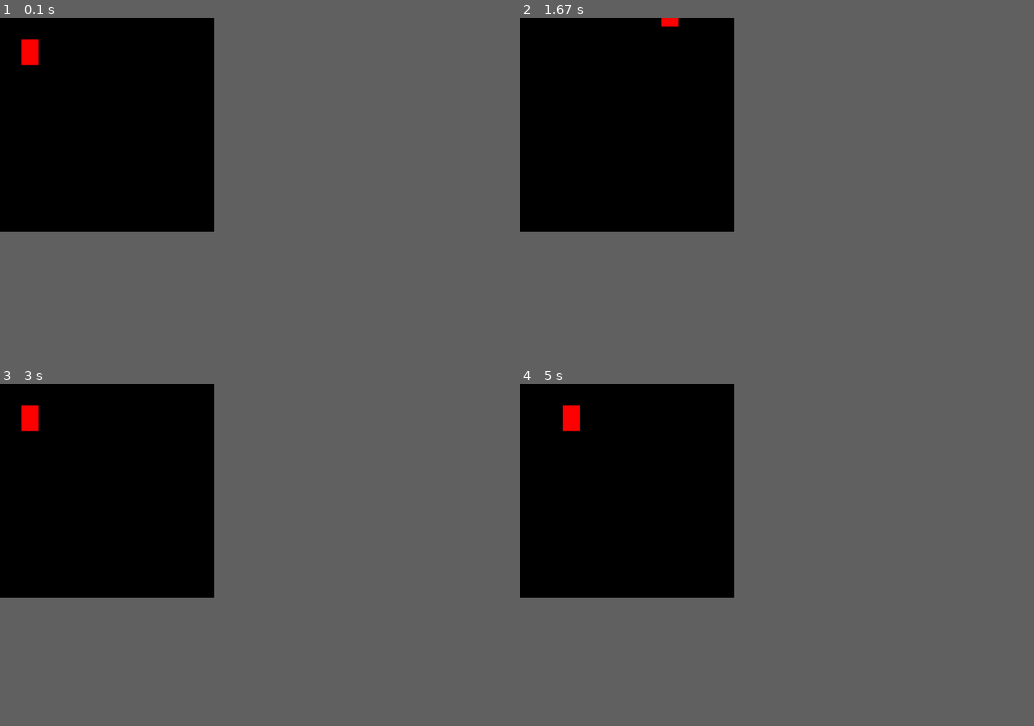
Above: before the commit, frames 1-4 (two rows, left to right).
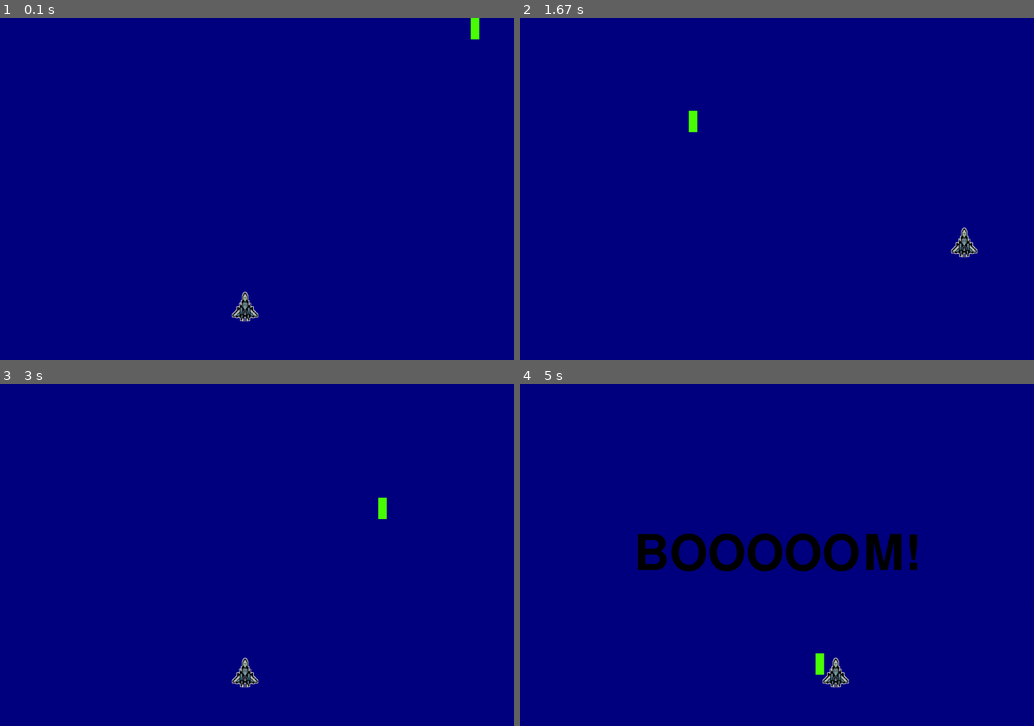
Above: after the commit, the same moments.

Repository: markusQt/pyGame
Game: pygame game, started from main.py
Two runs of this game, one before a commit and one after it. Both use one fixed random seed, a clock stepped at 60 frames per second and the inputs below.
Inputs:
- Up to frame 1 (0.1 s): no input
- Up to frame 2 (1.67 s): hold Right 0.33-0.8 s; hold Up 0.83-1.13 s; hold Right 1.17-1.63 s
- Up to frame 3 (3 s): hold Left 1.67-2.2 s; hold Down 2.23-2.53 s; hold Left 2.57-2.97 s
- Up to frame 4 (5 s): hold Up 3-3.37 s; hold Right 3.4-4.03 s; hold Down 4.07-4.43 s; hold Left 4.47-4.93 s
In our replay, the window is 375x375 before the commit and 900x600 after it. These sizes can differ from the game's own. Grey fills any space a smaller window leaves; there, only what the larger window draws over its background counts as a difference.

The runs differ from the first frame. In frame 1, 26% of the frame differs, in the area x 0-94%, y 0-89%; in frame 2, 26%; in frame 3, 26%; in frame 4, 27%, in the area x 0-78%, y 0-89%.

Commit message:
Boundings eingebaut

Diff:
--- a/main.py
+++ b/main.py
@@ -1,42 +1,121 @@
 import pygame
 import time
+import random
 
 pygame.init()
 
-mWindow = pygame.display.set_mode((500,500))
-pygame.display.set_caption("First Game")
+display_width = 1200
+display_height = 800
+black = (0,0,0)
+white = (255,255,255)
+green = (75,255,3)
+red = (255,0,0)
+blau = (0,0,128)
+
+shuttle = pygame.image.load('assets/shuttle.png')
+shuttle_width = 65
+shuttle_heigth = 70
+
+mWindow = pygame.display.set_mode((display_width,display_height))
+pygame.display.set_caption("Space Patrol")
 clock = pygame.time.Clock()
-x = 50
-y = 50
+
 
 width = 40
 height = 60
 
-vel = 5
-run = True
-while run :
+def funcObject(posX,posY,objectW,objectH,objectColor):
+    pygame.draw.rect(mWindow,objectColor,(posX,posY,objectW,objectH))
 
-    for event in pygame.event.get():
-        if event.type == pygame.QUIT:
+
+
+def funcExit():
+    pygame.quit()
+    quit()
+
+def text_objects (text,font):
+    textSurface = font.render(text,True,black)
+    return textSurface , textSurface.get_rect()
+
+
+def  message_display(text):
+    largeText = pygame.font.Font('freesansbold.ttf',115)
+    textSurface , textRect = text_objects(text,largeText)
+    textRect.center = ((display_width/2),(display_height/2))
+    mWindow.blit(textSurface,textRect)
+    pygame.display.update()
+    time.sleep(2)
+    game_loop()
+
+def crash():
+    message_display('BOOOOOM!')
+
+def funcShuttle(x,y):
+    mWindow.blit(shuttle,(x,y))
+
+def game_loop():
+    run = True
+    x = (display_width*0.45)
+    y = (display_height*0.8)
+
+    object_width = 20
+    object_height = 60
+    object_startx = random.randrange((0 + object_width), (display_width - object_width))
+    object_starty = - (10 + object_height)
+    object_speed = 7
+    vel = 5
+
+    while run :
+        object_starty += object_speed
+
+
+        for event in pygame.event.get():
+            if event.type == pygame.QUIT:
+                run = False
+                funcExit()
+        keys = pygame.key.get_pressed()
+
+        if keys[pygame.K_UP]:
+             y -= vel
+        if keys[pygame.K_DOWN]:
+             y += vel
+        if keys[pygame.K_RIGHT]:
+             x += vel
+        if keys[pygame.K_LEFT]:
+             x -= vel
+        if keys[pygame.K_ESCAPE]:
             run = False
-    keys = pygame.key.get_pressed()
+            funcExit()
 
-    if keys[pygame.K_UP]:
-         y -= vel
-    if keys[pygame.K_DOWN]:
-         y += vel
-    if keys[pygame.K_RIGHT]:
-         x += vel
-    if keys[pygame.K_LEFT]:
-         x -= vel
-    if keys[pygame.K_ESCAPE]:
-        run = False
+        mWindow.fill(blau)
 
-    mWindow.fill((0,0,0))
-    pygame.draw.rect(mWindow,(255,0,0),(x,y,width,height))
+        funcObject(object_startx,object_starty,20,50,green)
 
-    pygame.display.update()
-    clock.tick(60)
+        if x < 0:
+            x = 0
 
+        if  x > (display_width - shuttle_width):
+            x = display_width - shuttle_width
+
+        if y < 0:
+            y = 0
+
+        if y > (display_height - shuttle_heigth) :
+            y = display_height - shuttle_heigth
+
+        funcShuttle(x,y)
+
+
+        if object_starty > display_height + 5:
+              object_startx = random.randrange((0 + object_width), (display_width - object_width))
+              object_starty = - (10 + object_height)
+
+        if y <  (object_starty + object_height ) and  object_starty < (y + shuttle_heigth) and (x +shuttle_width) > object_startx and x < (object_startx + object_width):
+            crash()
+
+        pygame.display.update()
+        clock.tick(100)
+
+game_loop()
 pygame.quit()
-quit
+quit()
Binary file changed: assets/shuttle.png
Not shown, added: sounds/laser.mp3
Not shown, added: sounds/laser.wav
